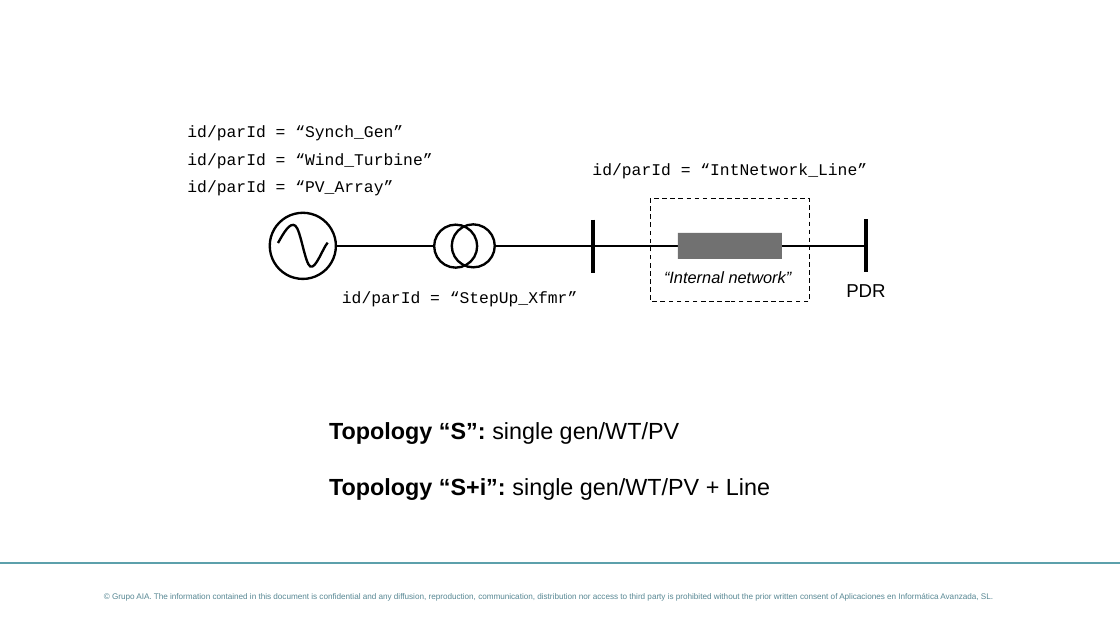
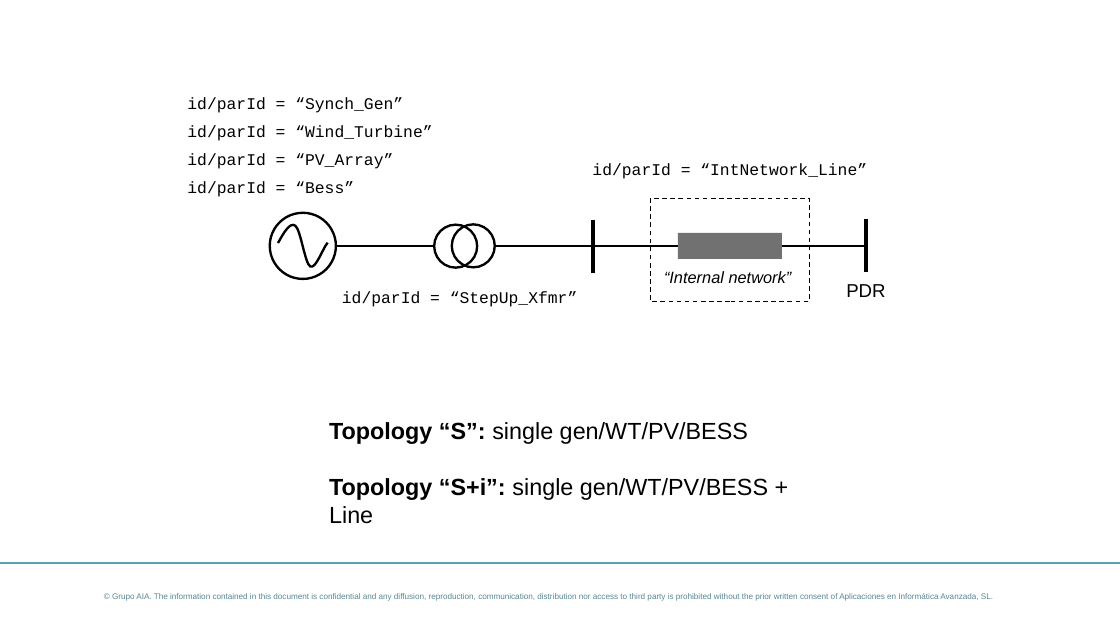
Before and after one commit to dynawo/dyn-grid-compliance-verification, a slide deck: slide 2 of docs/initialization/topology_catalog.pptx. Drawn at 1120x630 pixels with LibreOffice and Linux fonts; fonts in the diff are those of the drawing; background and template pictures are left out. Boxes give left, top, right and bottom in pixels: in the first picture for what was removed or moved away, otherwise in the second. Text is boxed around its words. In the diff, an @@ line names an element or a change of style, - is before the commit and + after.

Commit message:
Update initialization documentation with new and modified topology images

```diff
--- a/docs/initialization/topology_catalog.pptx
+++ b/docs/initialization/topology_catalog.pptx
@@ text "id/parId = “Synch_Gen”": place and size @@
-text "id/parId = “Synch_Gen”" at bbox=[187, 125, 403, 141]
+text "id/parId = “Synch_Gen”" at bbox=[187, 97, 403, 113]
@@ text "id/parId = “Wind_Turbine”": place and size @@
-text "id/parId = “Wind_Turbine”" at bbox=[187, 153, 432, 169]
+text "id/parId = “Wind_Turbine”" at bbox=[187, 125, 432, 141]
@@ text "id/parId = “PV_Array”": place and size @@
-text "id/parId = “PV_Array”" at bbox=[187, 180, 393, 196]
+text "id/parId = “PV_Array”" at bbox=[187, 153, 393, 169]
@@ text added at bbox=[187, 181, 354, 197], 14 pt, text #000000 @@
+id/parId = “Bess”
@@ text at bbox=[329, 422, 768, 500]: text changed @@
-Topology “S”: single gen/WT/PV
-Topology “S+i”: single gen/WT/PV + Line
+Topology “S”: single gen/WT/PV/BESS
+Topology “S+i”: single gen/WT/PV/BESS + Line
```
Also in this commit, not shown: 5 other slides changed, 7 other files.
